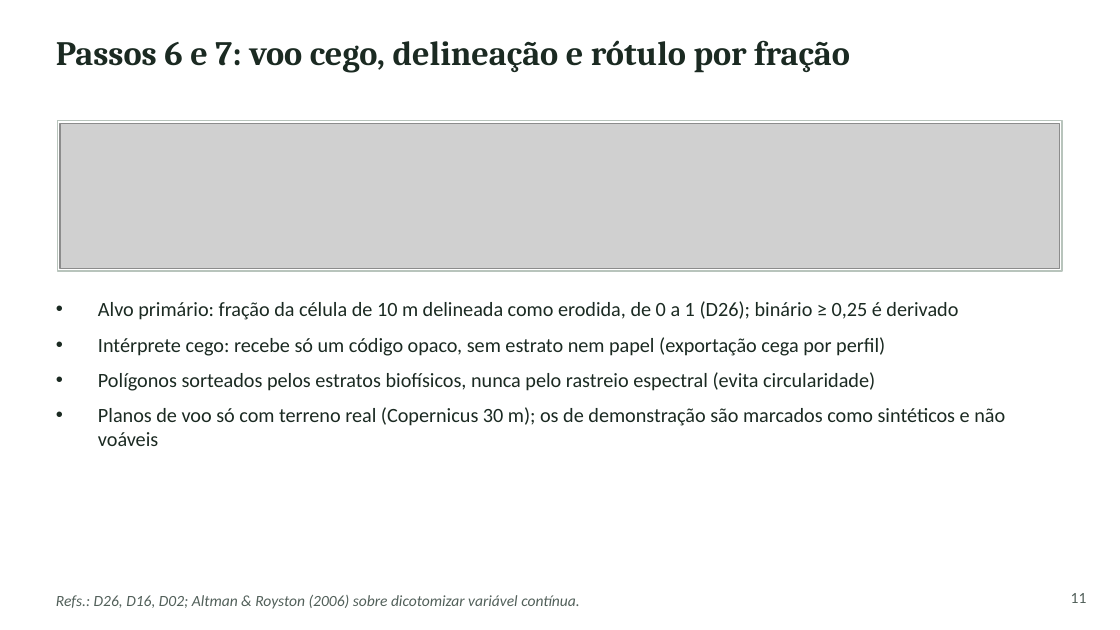
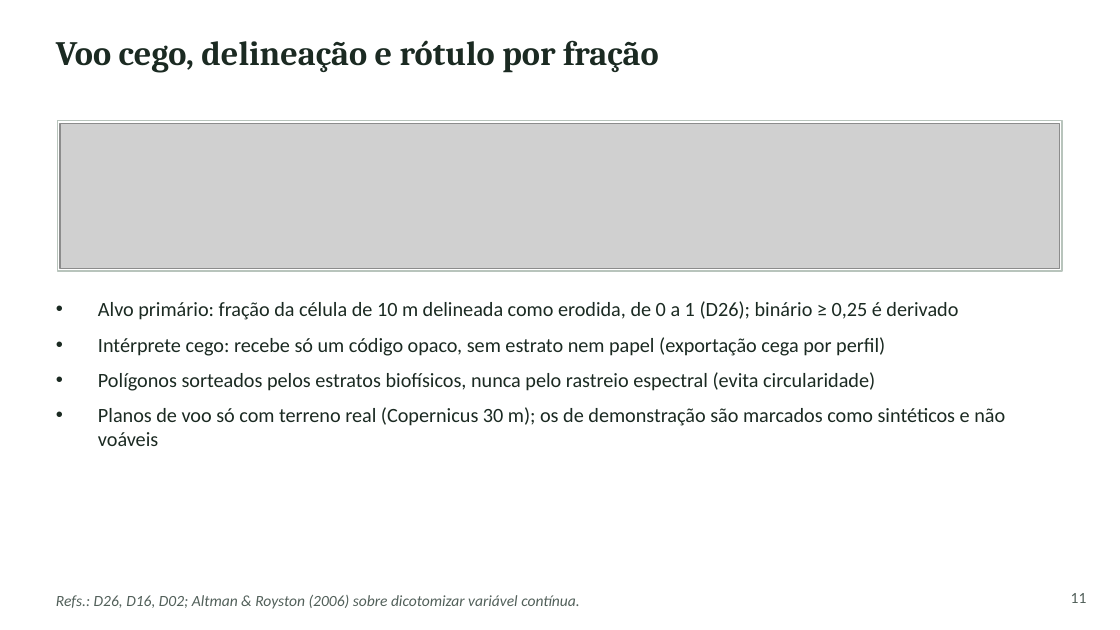
Before and after one commit to RedZardoz/localizador-erosao-v02, a slide deck: slide 11 of docs/Apresentacao_SAREL_Plataforma_Metodo_Desafios.pptx. Drawn at 1120x630 pixels with LibreOffice and Linux fonts; fonts in the diff are those of the drawing; grey boxes stand for pictures. Boxes give left, top, right and bottom in pixels: in the first picture for what was removed or moved away, otherwise in the second. Text is boxed around its words. In the diff, an @@ line names an element or a change of style, - is before the commit and + after.

```diff
--- a/docs/Apresentacao_SAREL_Plataforma_Metodo_Desafios.pptx
+++ b/docs/Apresentacao_SAREL_Plataforma_Metodo_Desafios.pptx
@@ text at <box>56,40,659,73</box>: text changed @@
-Passos 6 e 7: voo cego, delineação e rótulo por fração
+Voo cego, delineação e rótulo por fração
```
Also in this commit, not shown: 4 other slides changed.
